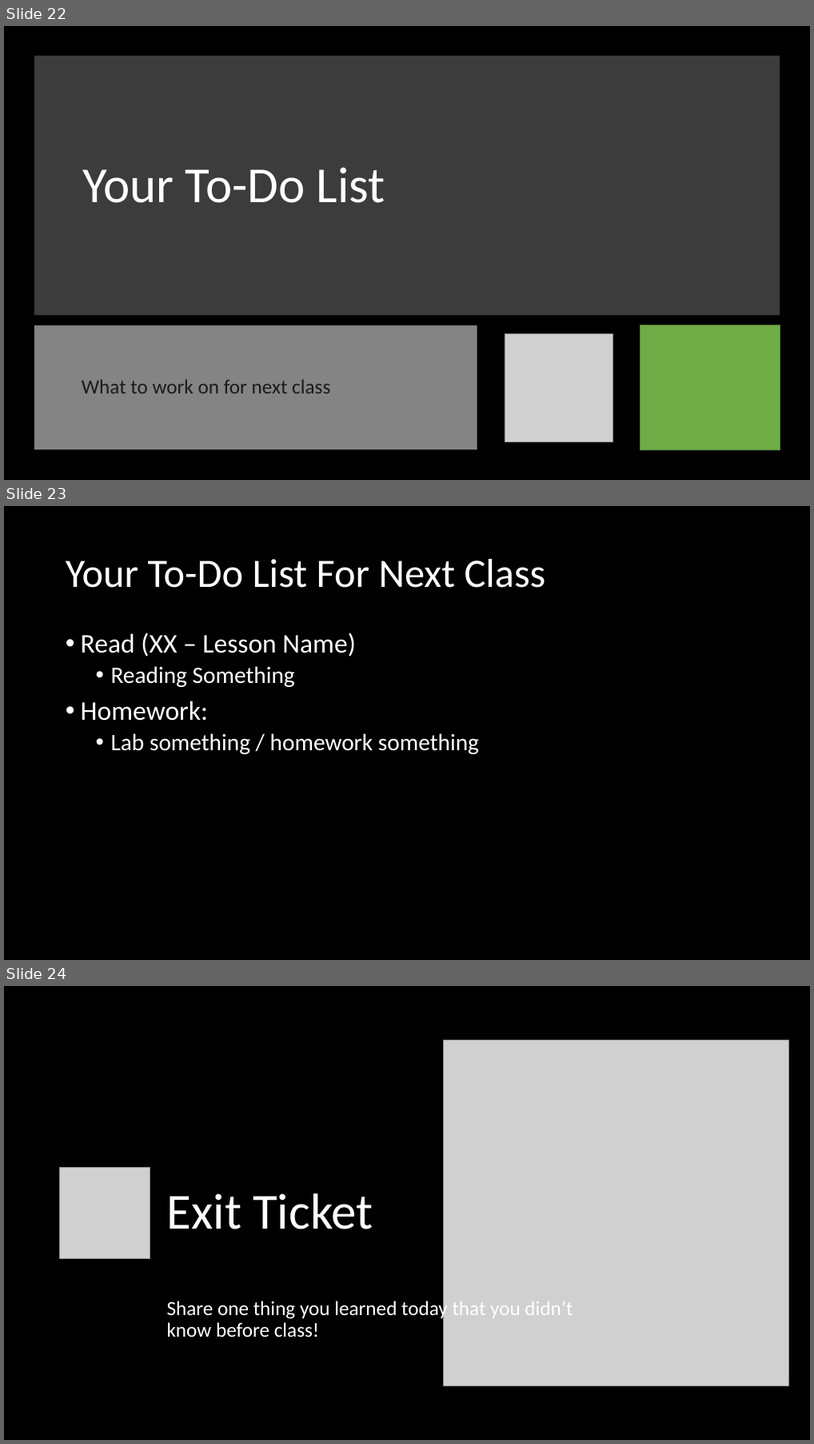
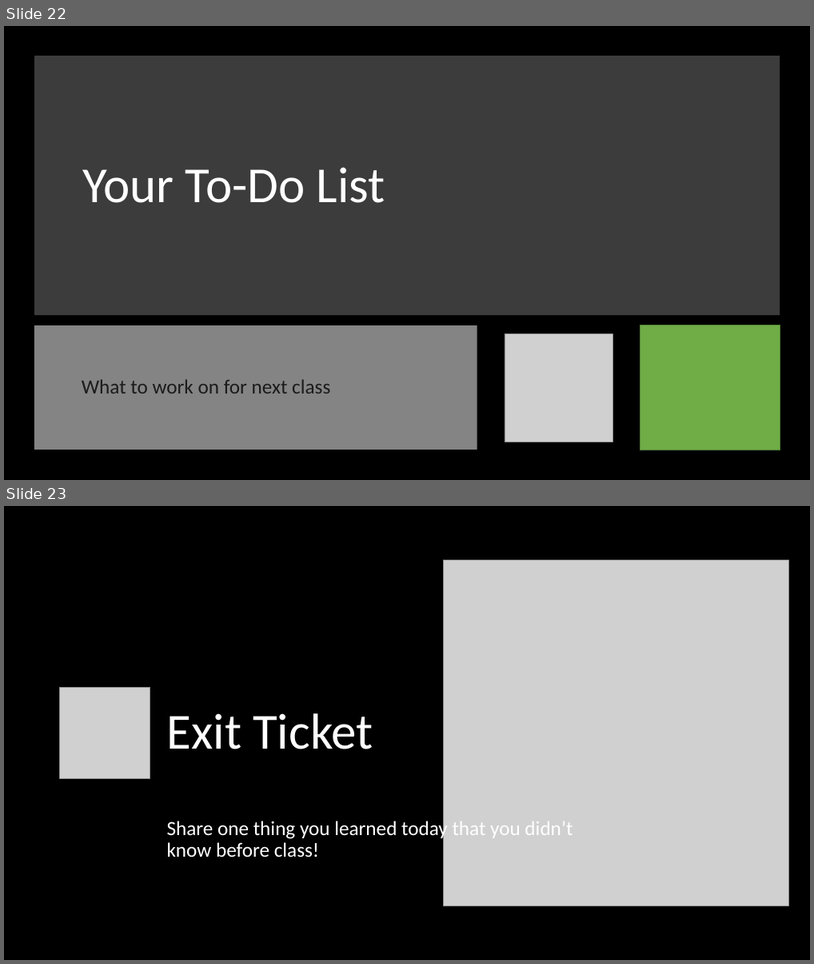
Before and after one commit to orstewar/ist346-content, a slide deck: content/04-os-command-line-interfaces.pptx. Shown one above the other, each under a label of ours: slides 22, 23 and 24 before the commit, slides 22 and 23 after it. The pictures are 814x1444 and 814x964 pixels, drawn with LibreOffice and Linux fonts; fonts in the diff are those of the drawing; grey boxes stand for pictures. Boxes give left, top, right and bottom in pixels: in the first picture for what was removed or moved away, otherwise in the second. Text is boxed around its words. In the diff, an @@ line names an element or a change of style, - is before the commit and + after.

```diff
--- a/content/04-os-command-line-interfaces.pptx
+++ b/content/04-os-command-line-interfaces.pptx
@@ slide 23 removed at [4, 506, 810, 960], background #000000 @@
@@ title removed at [66, 559, 546, 588] @@
-Your To-Do List For Next Class
@@ text removed at [81, 632, 479, 754] @@
-• Read (XX – Lesson Name)
-  • Reading Something
-• Homework:
-  • Lab something / homework something
@@ what was slide 24 is now slide 23 @@
```
Also in this commit, not shown: 2 slides changed, 3 other files.
